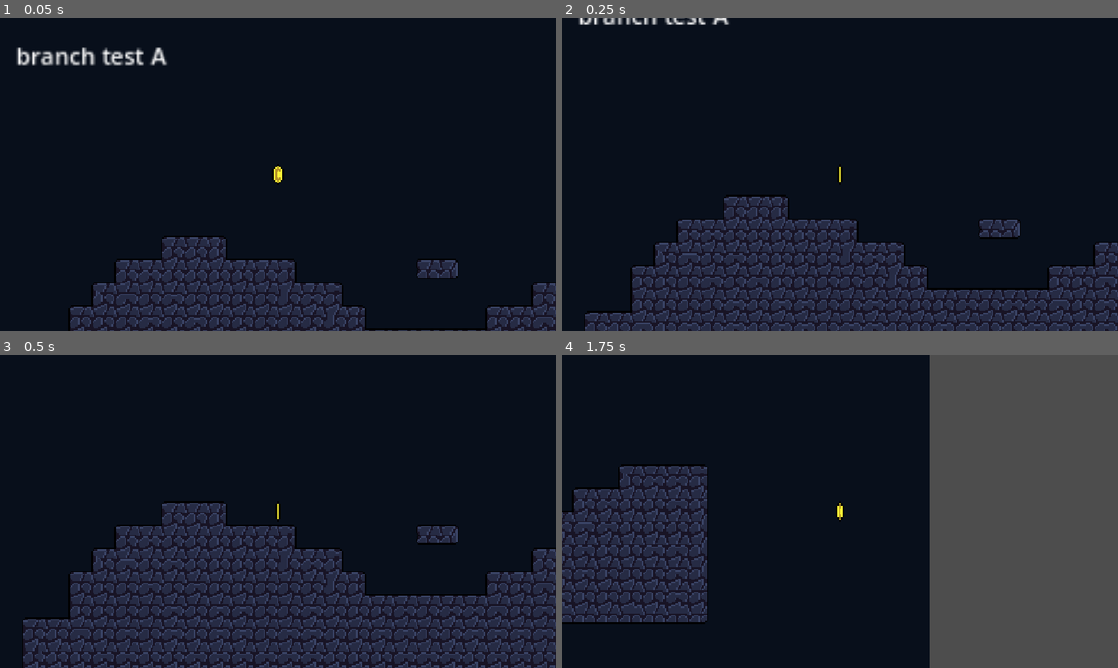
Above: before the commit, frames 1-4 (two rows, left to right).
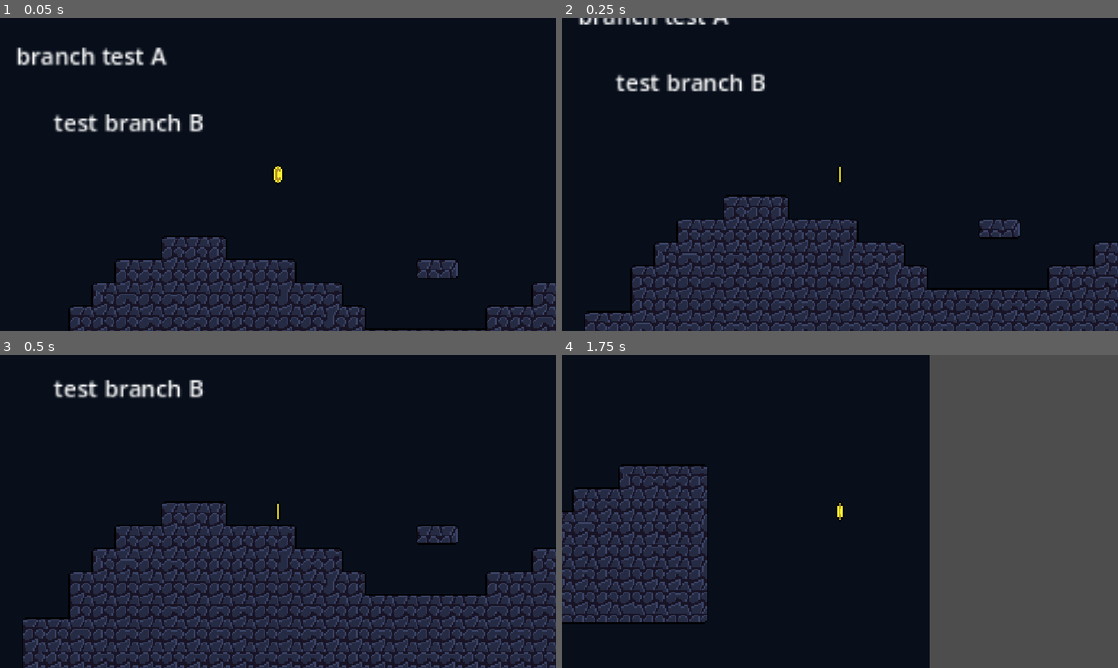
Above: after the commit, the same moments.

Repository: avic-acid/cute-autoscroller
Game: Godot game, scene res://main.tscn
Same seed, same stepped clock (60 frames per second), same inputs: the game is played once before the commit and once after it.
Inputs:
- Up to frame 1 (0.05 s): no input
- Up to frame 2 (0.25 s): no input
- Up to frame 3 (0.5 s): no input
- Up to frame 4 (1.75 s): tap Enter (ui_accept) at 0.5, 0.77, 1.52 s; hold Right (ui_right) from 0.53 s (still down)

The runs differ from the first frame. In frame 1, 0.9% of the frame differs, in the area x 9-37%, y 30-37%; in frame 2, 1.0%, in the area x 9-37%, y 17-24%; in frame 3, 0.9%; in frame 4, nothing differs.

Commit message:
combined two test scenes

Diff:
--- a/main.tscn
+++ b/main.tscn
@@ -889,7 +889,7 @@
 offset_bottom = -114.0
 text = "test branch B"
 
-[node name="Label" type="Label" parent="." unique_id=1756554021]
+[node name="Label2" type="Label" parent="." unique_id=1756554021]
 offset_left = -67.0
 offset_top = -183.0
 offset_right = 37.0
